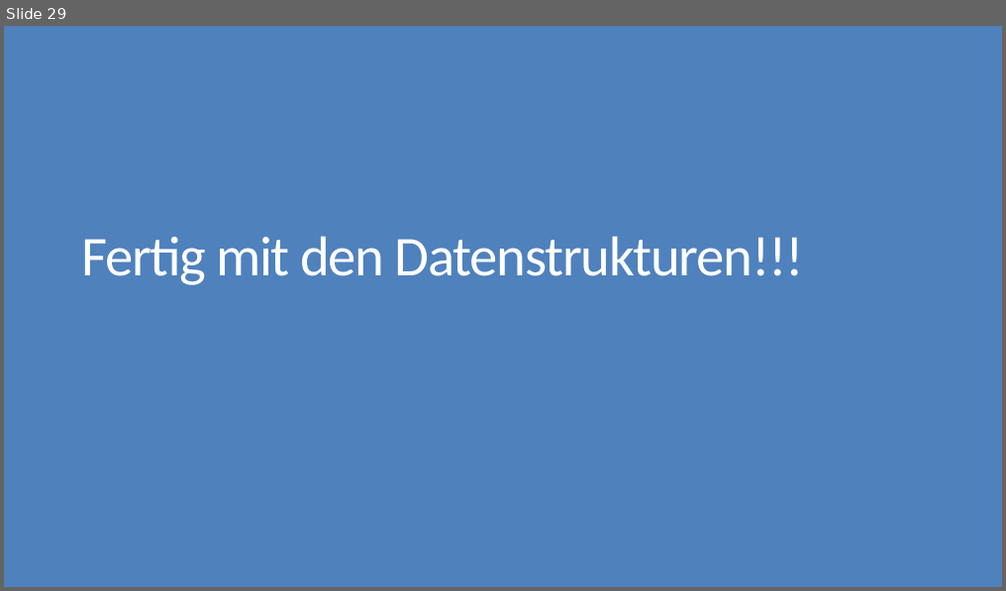
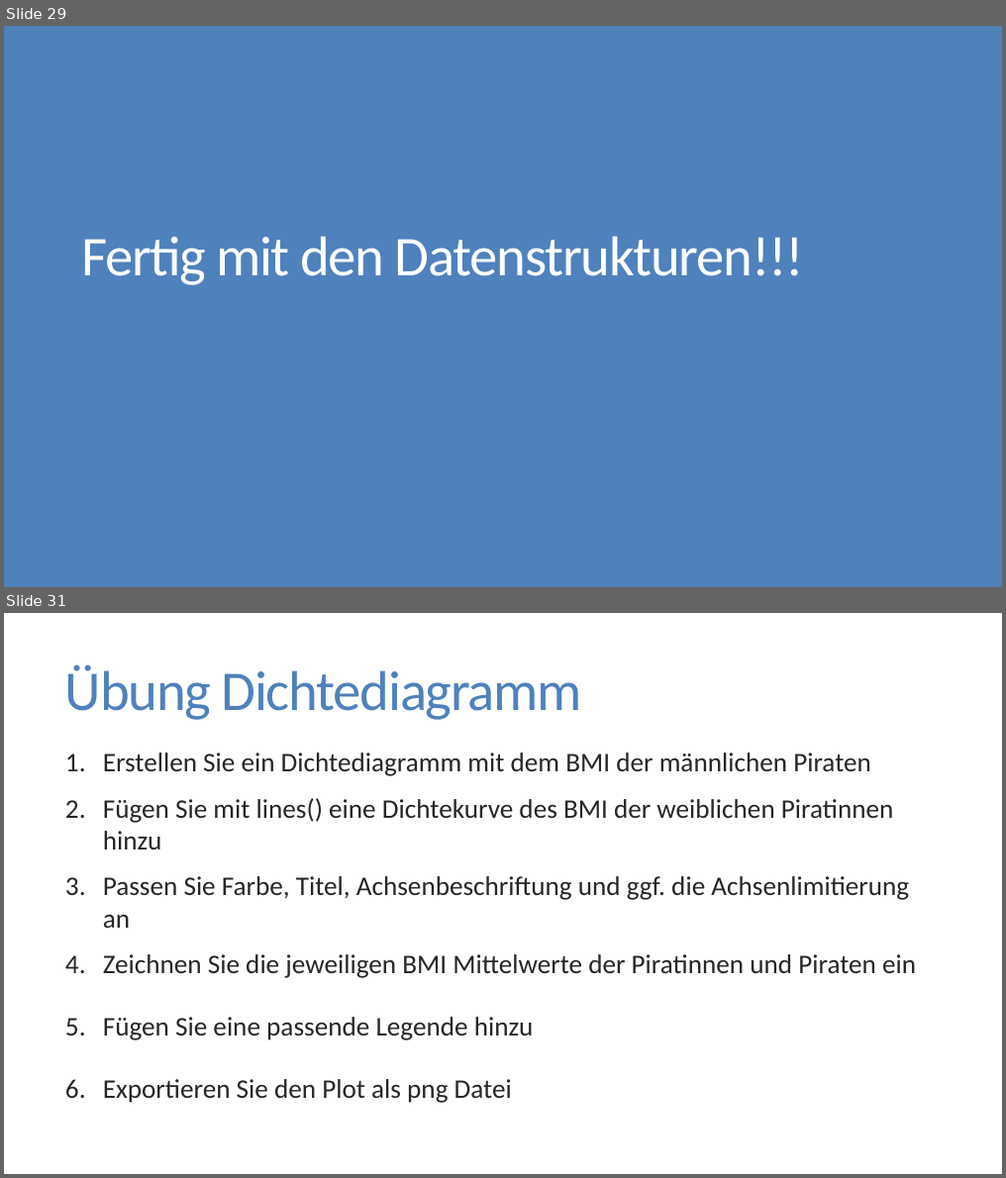
Before and after one commit to FlorianKeppeler/RKurs, a slide deck: Einführung in R.pptx. Shown one above the other, each under a label of ours: slide 29 before the commit, slides 29 and 31 after it; the slides between them are not shown. The pictures are 1006x591 and 1006x1178 pixels, drawn with LibreOffice and Linux fonts; fonts in the diff are those of the drawing. Boxes give left, top, right and bottom in pixels: in the first picture for what was removed or moved away, otherwise in the second. Text is boxed around its words. In the diff, an @@ line names an element or a change of style, - is before the commit and + after.

```diff
--- a/Einführung in R.pptx
+++ b/Einführung in R.pptx
@@ slide 31 added at box(4, 613, 1002, 1174), background #FFFFFF @@
@@ title added at box(65, 664, 582, 720), 54 pt, text #4F81BD @@
+Übung Dichtediagramm
@@ text added at box(103, 753, 916, 1103), 25.9 pt, text #262626 @@
+1. Erstellen Sie ein Dichtediagramm mit dem BMI der männlichen Piraten
+2. Fügen Sie mit lines() eine Dichtekurve des BMI der weiblichen Piratinnen hinzu
+3. Passen Sie Farbe, Titel, Achsenbeschriftung und ggf. die Achsenlimitierung an
+4. Zeichnen Sie die jeweiligen BMI Mittelwerte der Piratinnen und Piraten ein
+5. Fügen Sie eine passende Legende hinzu
+6. Exportieren Sie den Plot als png Datei
```
Also in this commit, not shown: 1 slide changed, 4 other slides added, 1 slide removed, 17 other files.
